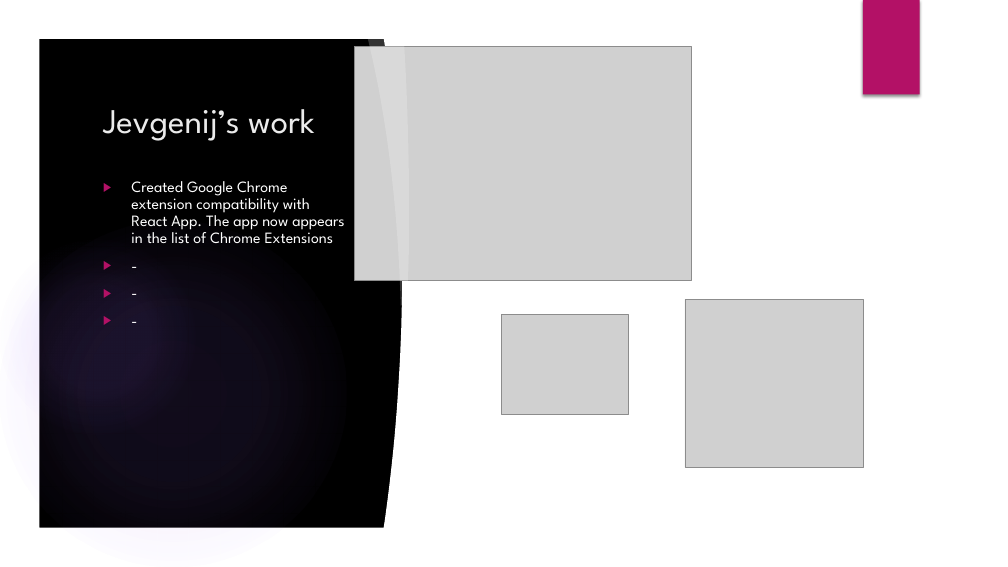
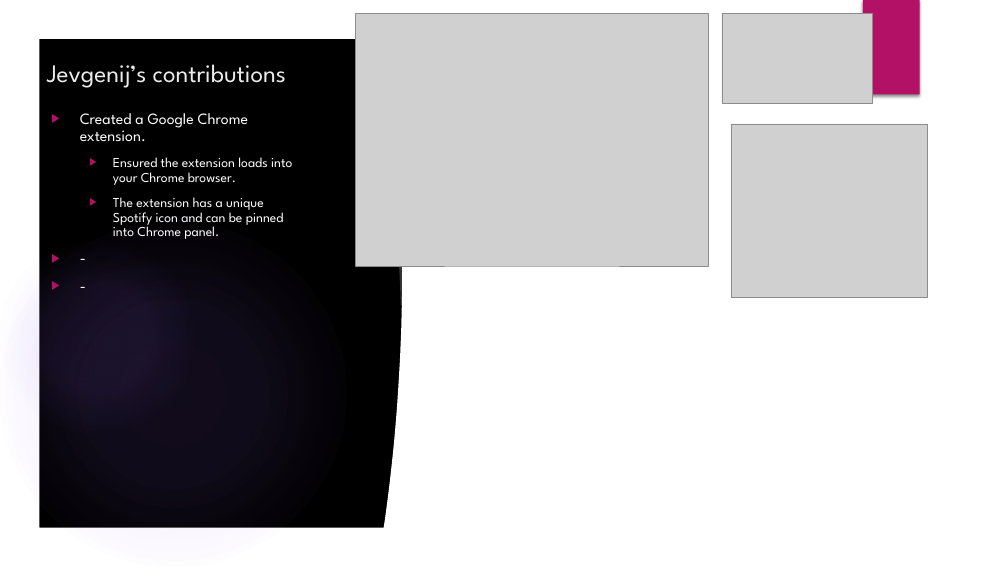
Before and after one commit to Ladnopoka/Spotify-Playlist-Enhancer, a slide deck: slide 5 of Spotify_Playlist_Enhancer_2.pptx. Drawn at 1008x567 pixels with LibreOffice and Linux fonts; fonts in the diff are those of the drawing; grey boxes stand for pictures; background and template pictures are left out. Boxes give left, top, right and bottom in pixels: in the first picture for what was removed or moved away, otherwise in the second. Text is boxed around its words. In the diff, an @@ line names an element or a change of style, - is before the commit and + after.

Commit message:
Added some new logos to repository and changed the extension logo

```diff
--- a/Spotify_Playlist_Enhancer_2.pptx
+++ b/Spotify_Playlist_Enhancer_2.pptx
@@ picture: place and size @@
-picture at box(355, 47, 692, 281)
+picture at box(355, 13, 709, 266)
@@ picture added at box(722, 13, 873, 104) @@
@@ title at box(47, 64, 286, 88): text changed; size 33 to 24 pt @@
-Jevgenij’s work
+Jevgenij’s contributions
@@ text at box(80, 113, 292, 239): paragraph removed @@
-▶ -
@@ text "Created a Google Chrome extension.": place and size @@
-text "Created a Google Chrome extension." at box(131, 181, 344, 243)
+text "Created a Google Chrome extension." at box(80, 113, 292, 239)
@@ text at box(80, 113, 292, 239): text changed; size 15 to 13 pt @@
-▶ Created Google Chrome extension compatibility with React App. The app now appears in the list of Chrome Extensions
+▶ Created a Google Chrome extension.
+  ▶ Ensured the extension loads into your Chrome browser.
+  ▶ The extension has a unique Spotify icon and can be pinned into Chrome panel.
@@ picture added at box(731, 124, 928, 297) @@
@@ picture removed at box(685, 299, 863, 467) @@
@@ picture removed at box(501, 315, 628, 414) @@
```
Also in this commit, not shown: 2 slides added, 5 other files.
